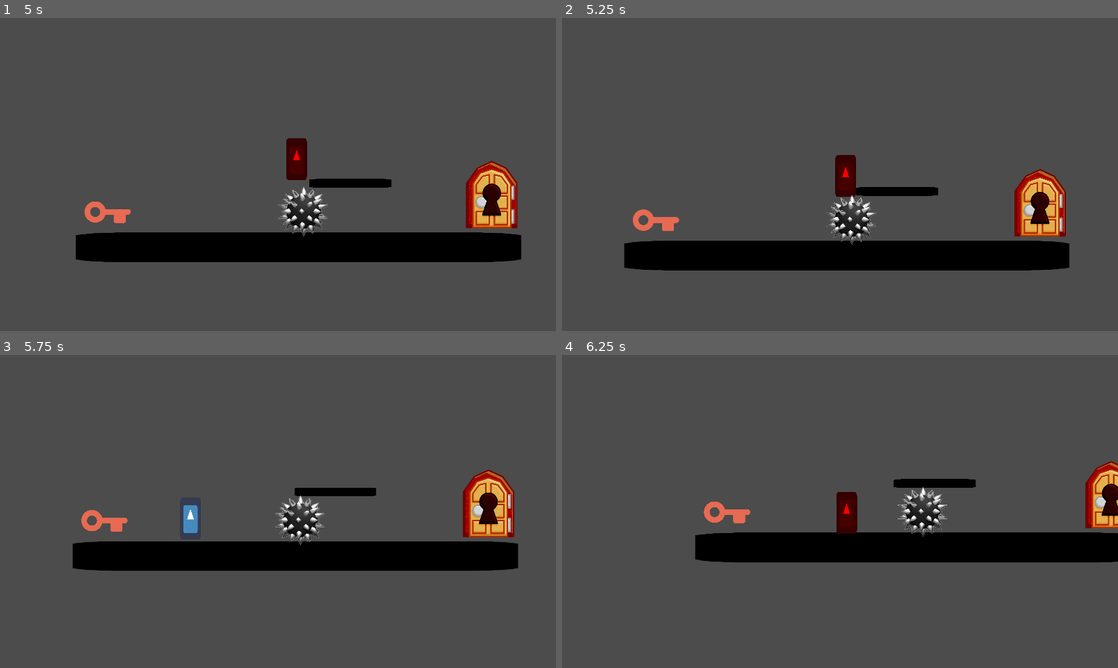
Above: before the commit, frames 1-4 (two rows, left to right).
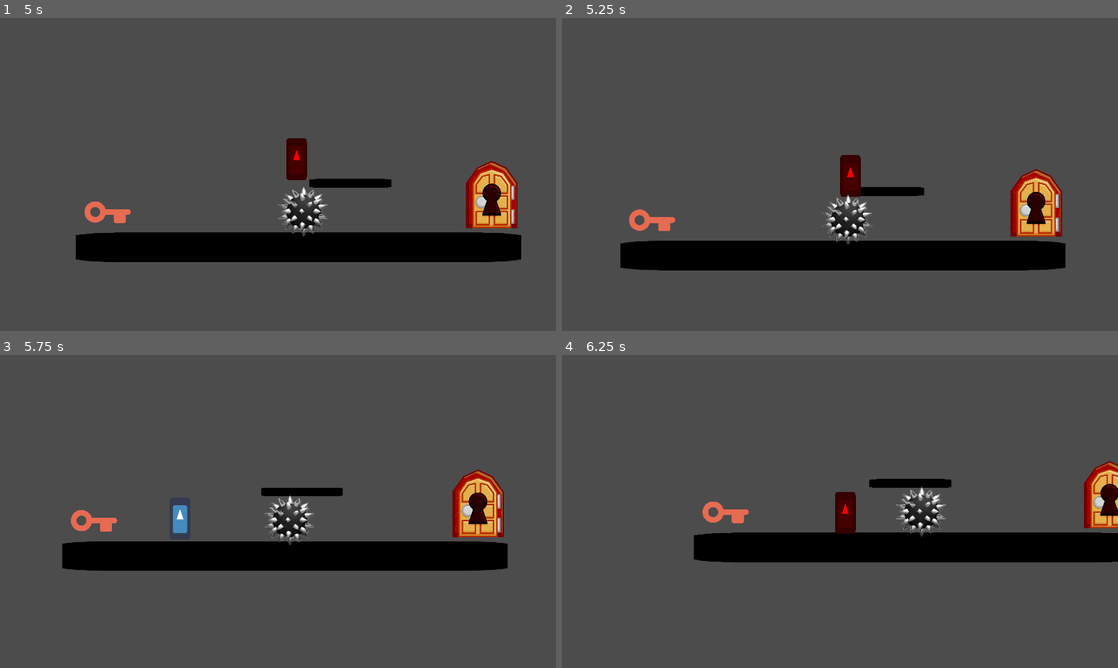
Above: after the commit, the same moments.

Repository: btzr-io/gwj-25
Game: Godot game, scene res://scenes/main_screen.tscn
Two runs of this game, one before a commit and one after it. Both use one fixed random seed, a clock stepped at 60 frames per second and the inputs below. The engine's default icon, where the game draws it, is replaced by a stand-in: a white triangle on a blue panel in a dark square.
Inputs:
- Up to frame 1 (5 s): hold Right (player_move_right) 0.53-1.25 s; hold Space (player_toggle) 0.53-1.25 s; tap Up (player_jump) at 0.77, 2.27, 3.77, 4.52 s; click "start" at 1.25 s; hold Right (player_move_right) 2.03-2.78 s; tap Space (player_toggle) at 2.1, 3.6 s; hold Left (player_move_left) 2.78-3.53 s; hold Space (player_toggle) 2.78-3.53 s; hold Right (player_move_right) from 3.53 s (still down); hold Space (player_toggle) from 4.28 s (still down)
- Up to frame 2 (5.25 s): release Right (player_move_right) at 5.03 s; release Space (player_toggle) at 5.03 s; hold Left (player_move_left) from 5.03 s (still down); tap Space (player_toggle) at 5.1 s
- Up to frame 3 (5.75 s): keep holding Left (player_move_left); tap Up (player_jump) at 5.27 s
- Up to frame 4 (6.25 s): release Left (player_move_left) at 5.78 s; hold Right (player_move_right) from 5.78 s (still down); hold Space (player_toggle) from 5.78 s (still down)

Frame 1 is identical in both runs. In frame 2, 2.6% of the frame differs, in the area x 10-92%, y 43-81%; in frame 3, 4.1%, in the area x 11-94%, y 36-69%; in frame 4, 1.4%.

Commit message:
implement basic collision system for #30

Diff:
--- a/project.godot
+++ b/project.godot
@@ -59,9 +59,10 @@
 
 [layer_names]
 
-2d_physics/layer_1="player"
-2d_physics/layer_2="objects"
-2d_physics/layer_3="dark_world"
+2d_physics/layer_1="light_player"
+2d_physics/layer_2="light_world"
+2d_physics/layer_3="dark_player"
+2d_physics/layer_4="dark_world"
 
 [rendering]
 
--- a/scenes/world.tscn
+++ b/scenes/world.tscn
@@ -17,6 +17,8 @@
 
 [node name="Wall" type="StaticBody2D" parent="."]
 position = Vector2( 502.942, 1009.8 )
+collision_layer = 10
+collision_mask = 5
 
 [node name="Sprite" type="Sprite" parent="Wall"]
 modulate = Color( 0, 0, 0, 1 )
@@ -55,3 +57,5 @@
 
 [node name="Spike" parent="." instance=ExtResource( 7 )]
 position = Vector2( 971, 856 )
+collision_layer = 8
+collision_mask = 2147483652
--- a/scripts/autoload/game_manager.gd
+++ b/scripts/autoload/game_manager.gd
@@ -1,10 +1,4 @@
 extends Node
-
-const Collision_Layers = {
-	"Walls": 3,
-	"Hero": 7,
-	"Enemies": 8,
-}
 
 var current_level = null
 
--- a/scripts/player.gd
+++ b/scripts/player.gd
@@ -8,6 +8,20 @@
 const ACCELERATION = 150
 const MAX_SPEED = 600
 const JUMP_HEIGHT = -900
+
+const COLLISION_LAYER = {
+	# Layers: 4
+	"dark":  4,
+	# Layers: 2,
+	"light": 1
+}
+
+const COLLISION_MASK = {
+	# Layers: 4
+	"dark":   8,
+	# Layers: 2,
+	"light":  2
+}
 
 #VARIABLES
 var friction = false
@@ -27,13 +41,20 @@
 
 func dark_mode():
 	state = "dark"
+	update_collisions(state)
 	$Sprite.modulate = Color(1, 0, 0)
 	# Show mask effect and change sprites....
 
 func light_mode():
 	state = "light"
+	update_collisions(state)
 	$Sprite.modulate = Color(1, 1, 1)
 	# Hide mask effect and change sprites....
+
+func update_collisions(mode):
+	if mode == "light" or mode =="dark":
+		set_collision_mask(COLLISION_MASK[mode])
+		set_collision_layer(COLLISION_LAYER[mode])
 
 #MOVEMENTS FUNCTION
 func _physics_process(delta):
